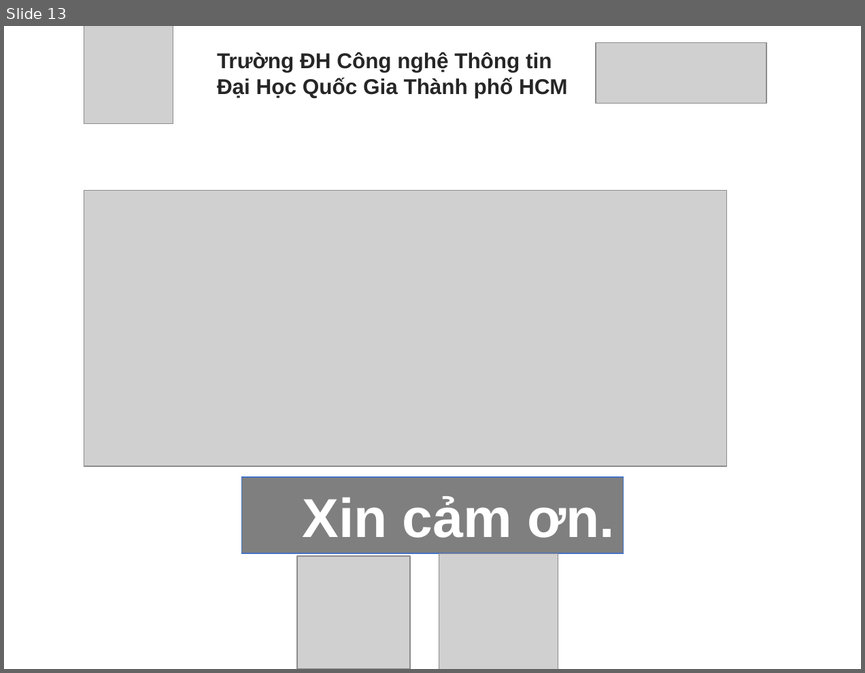
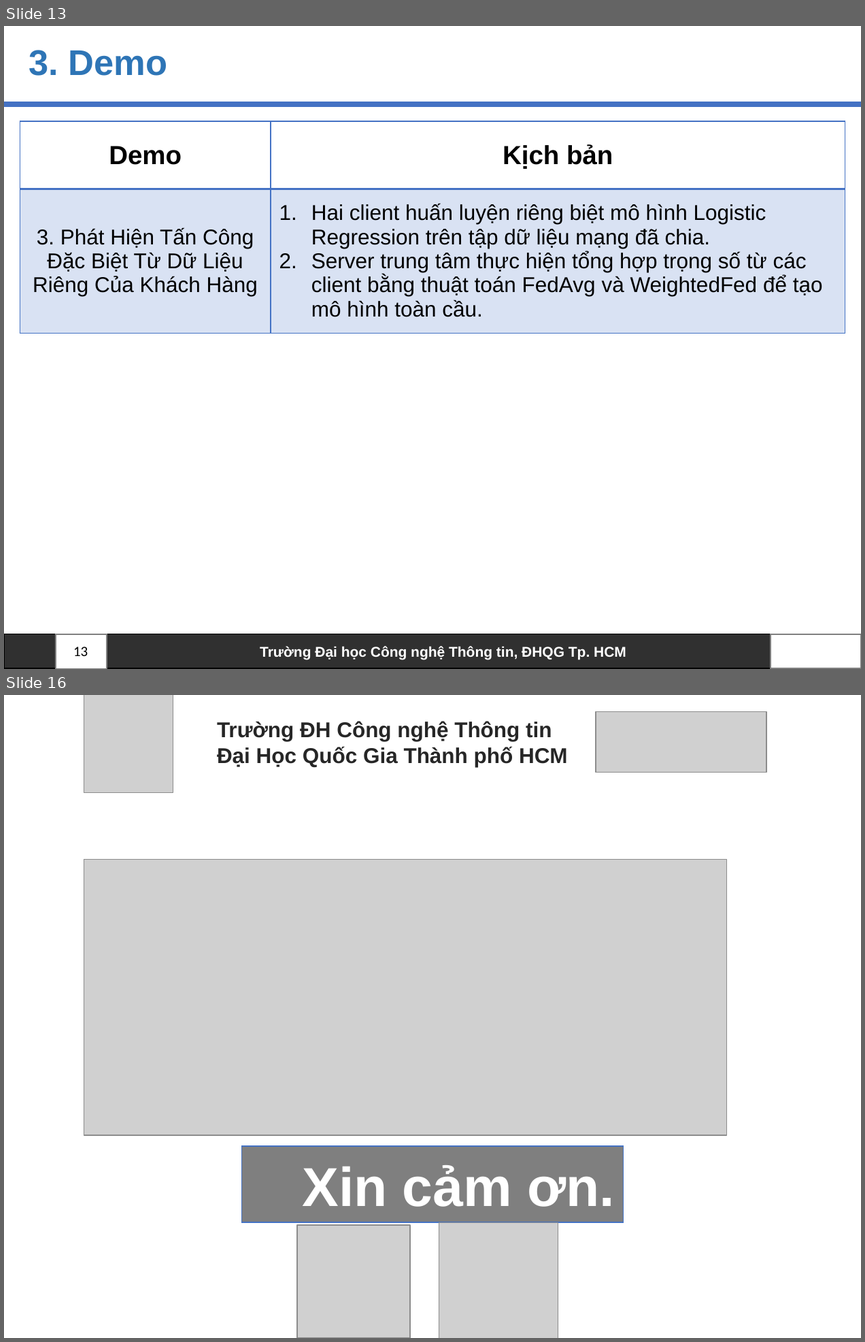
Before and after one commit to truclb/AnToanHeThongTin, a slide deck: FederatedLearning.pptx. Shown one above the other, each under a label of ours: slide 13 before the commit, slides 13 and 16 after it; the slides between them are not shown. The pictures are 865x673 and 865x1342 pixels, drawn with LibreOffice and Linux fonts; fonts in the diff are those of the drawing; grey boxes stand for pictures; background and template pictures are left out. Boxes give left, top, right and bottom in pixels: in the first picture for what was removed or moved away, otherwise in the second. Text is boxed around its words. In the diff, an @@ line names an element or a change of style, - is before the commit and + after.

```diff
--- a/FederatedLearning.pptx
+++ b/FederatedLearning.pptx
@@ slide 13 added at bbox=[4, 26, 861, 669], background #FFFFFF @@
@@ title added at bbox=[28, 50, 167, 76], 30 pt, text #2E75B6, bold @@
+3. Demo
@@ line added from (4, 104) to (861, 104), #4472C4 4.5 pt @@
@@ table added at bbox=[20, 121, 845, 333], 2 rows, 2 columns @@
+Demo | Kịch bản
+3. Phát Hiện Tấn Công Đặc Biệt Từ Dữ Liệu Riêng Của Khách Hàng | Hai client huấn luyện riêng biệt mô hình Logistic Regression trên tập dữ liệu mạng đã chia. / Server trung tâm thực hiện tổng hợp trọng số từ các client bằng thuật toán FedAvg và WeightedFed để tạo mô hình toàn cầu.
@@ rectangle added at bbox=[4, 633, 770, 668], fill #000000 at 81% opacity, outline #000000 1 pt, 12 pt, text #FFFFFF, bold @@
+Trường Đại học Công nghệ Thông tin, ĐHQG Tp. HCM
@@ rectangle added at bbox=[56, 635, 107, 669], fill #FFFFFF, outline #808080 1 pt @@
@@ rectangle added at bbox=[770, 635, 861, 669], fill #FFFFFF, outline #808080 1 pt @@
@@ page number added at bbox=[73, 646, 88, 656], 12 pt, text #000000 @@
+13
@@ what was slide 13 is now slide 16 @@
```
Also in this commit, not shown: 12 slides changed, 2 other slides added.
